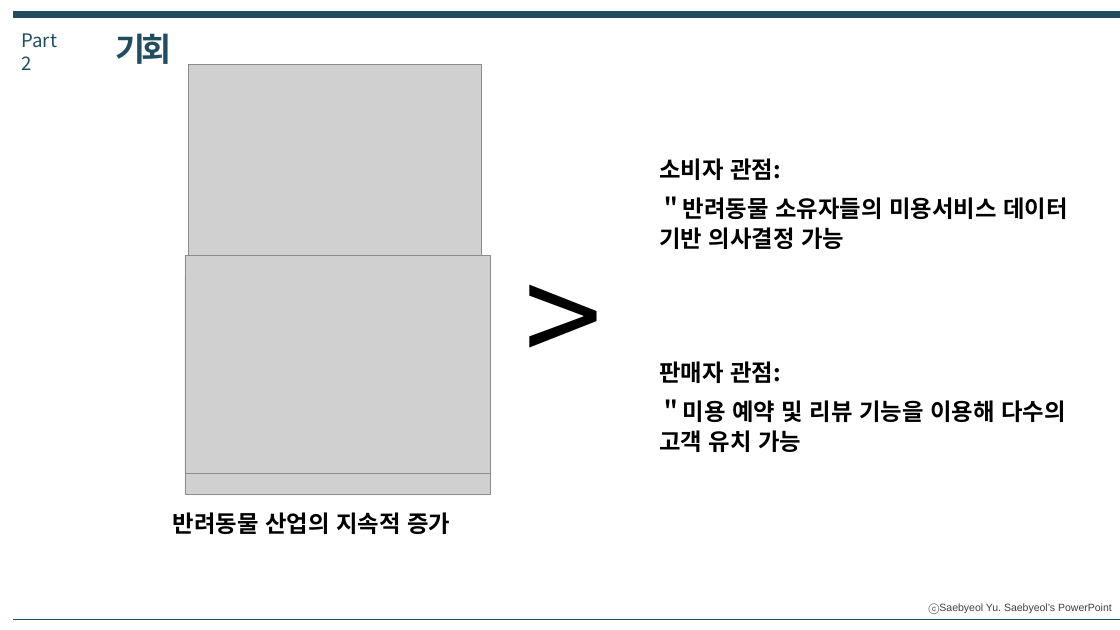
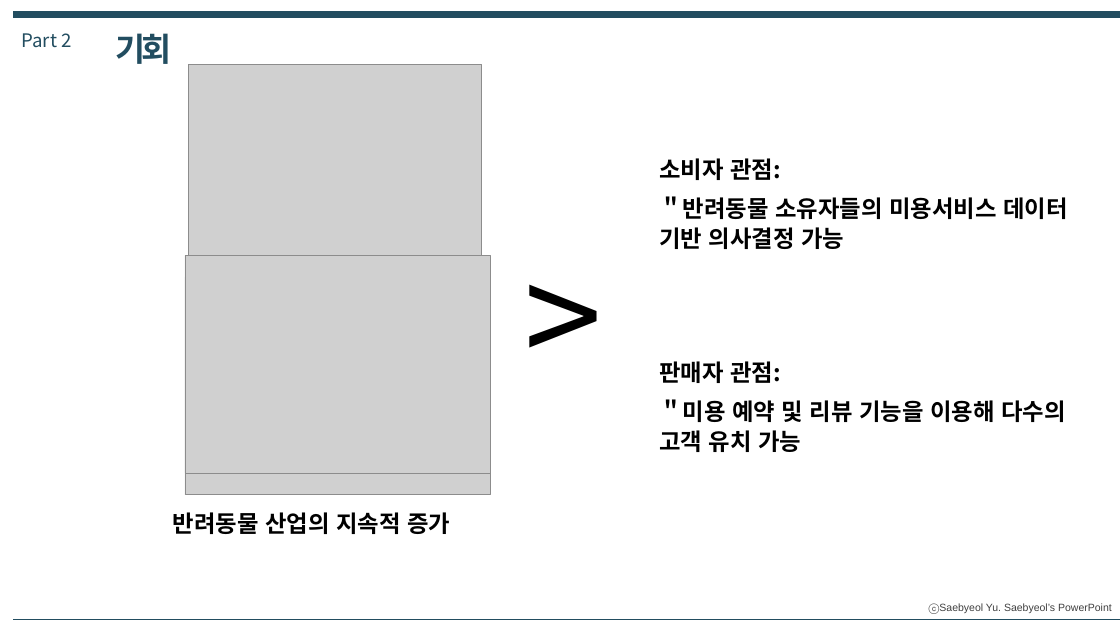
Before and after one commit to DongHyukLeeee/StopUsingGPT, a slide deck: slide 8 of SSAFY_Project발표_GPT그만쓰조_231105_1010.pptx. Drawn at 1120x630 pixels with LibreOffice and Linux fonts; fonts in the diff are those of the drawing; grey boxes stand for pictures. Boxes give left, top, right and bottom in pixels: in the first picture for what was removed or moved away, otherwise in the second. Text is boxed around its words. In the diff, an @@ line names an element or a change of style, - is before the commit and + after.

```diff
--- a/SSAFY_Project발표_GPT그만쓰조_231105_1010.pptx
+++ b/SSAFY_Project발표_GPT그만쓰조_231105_1010.pptx
@@ text "Part 2" rewrapped from <box>22,33,58,70</box> to <box>22,33,71,47</box> @@
```
Also in this commit, not shown: 9 other slides changed, 16 slides removed.
